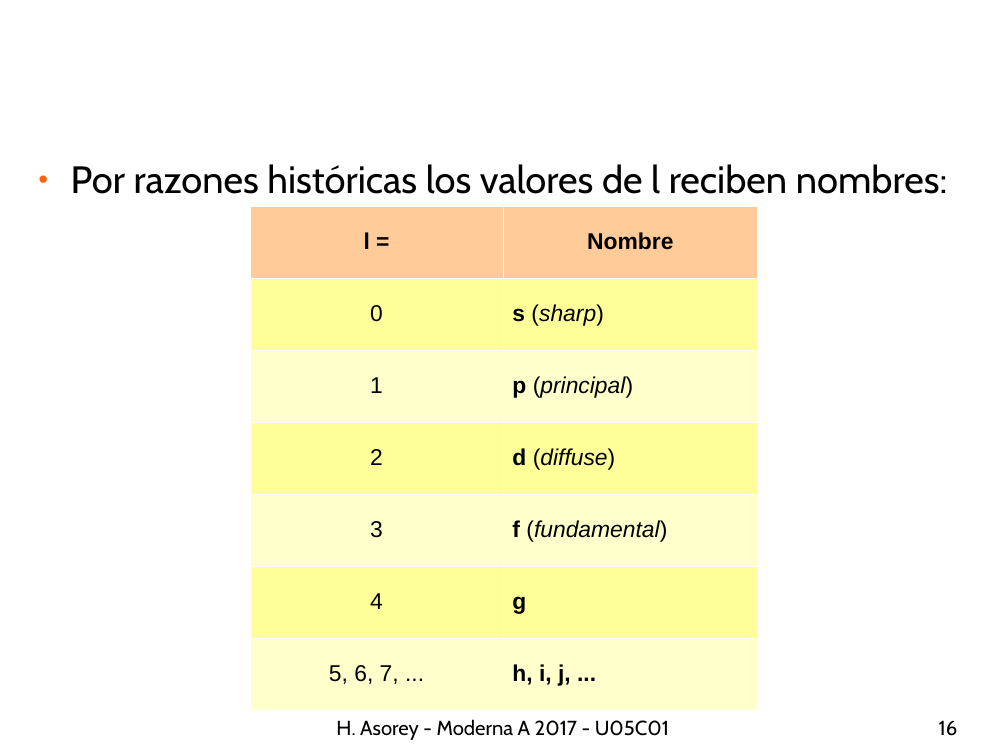
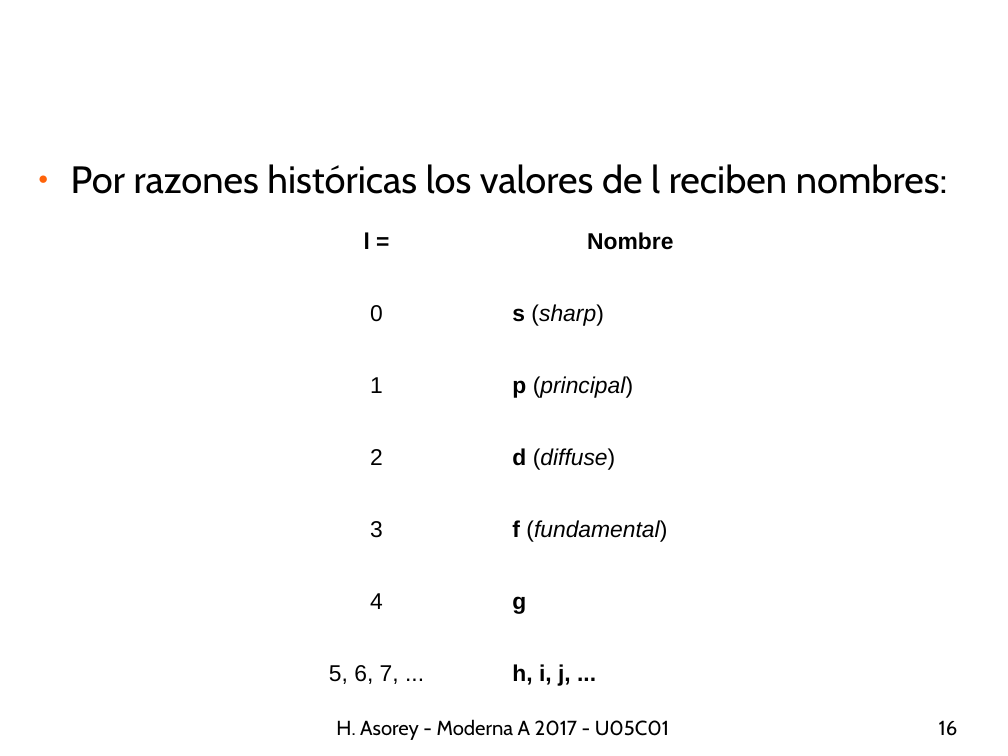
Before and after one commit to asoreyh/unrn-moderna-a, a slide deck: slide 16 of clases/moderna-a-2017-U05C02-0606-hidrogeno-numeros-cuanticos.odp. Drawn at 1008x756 pixels with LibreOffice and Linux fonts; fonts in the diff are those of the drawing; background and template pictures are left out. Boxes give left, top, right and bottom in pixels: in the first picture for what was removed or moved away, otherwise in the second. Text is boxed around its words. In the diff, an @@ line names an element or a change of style, - is before the commit and + after.

```diff
--- a/clases/moderna-a-2017-U05C02-0606-hidrogeno-numeros-cuanticos.odp
+++ b/clases/moderna-a-2017-U05C02-0606-hidrogeno-numeros-cuanticos.odp
@@ table at (x1=250, y1=206, x2=758, y2=710) @@
@@ fill #FFCC99 to none in row 1 @@
@@ fill #FFFF99 to none in 6 cells @@
@@ fill #FFFFCC to none in 6 cells @@
@@ borders changed @@
```
Also in this commit, not shown: 2 other slides changed, 7 other files.
